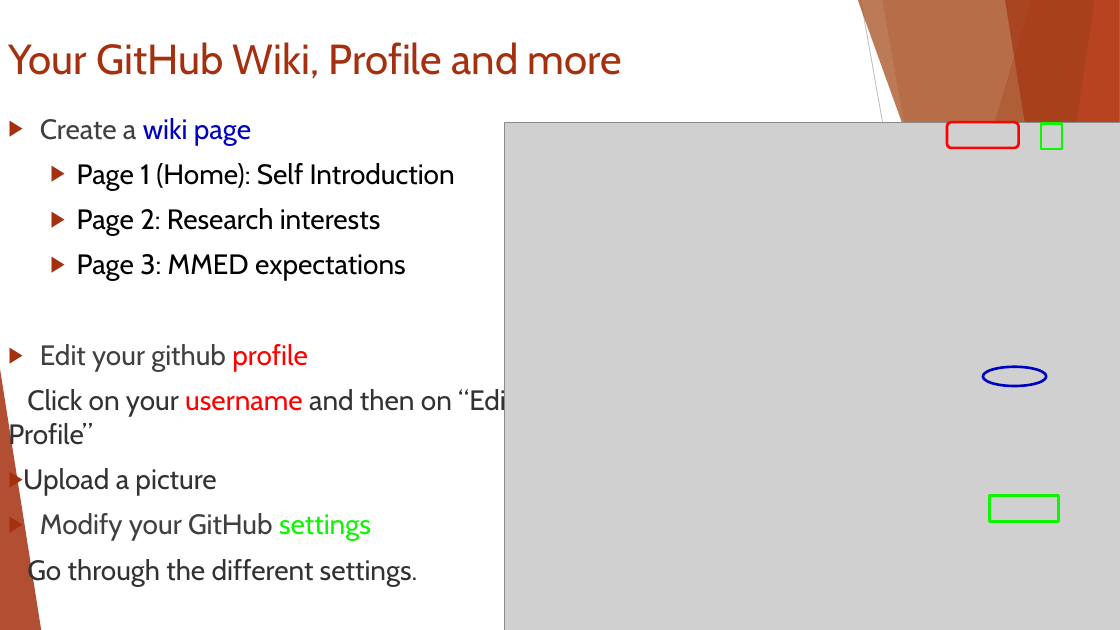
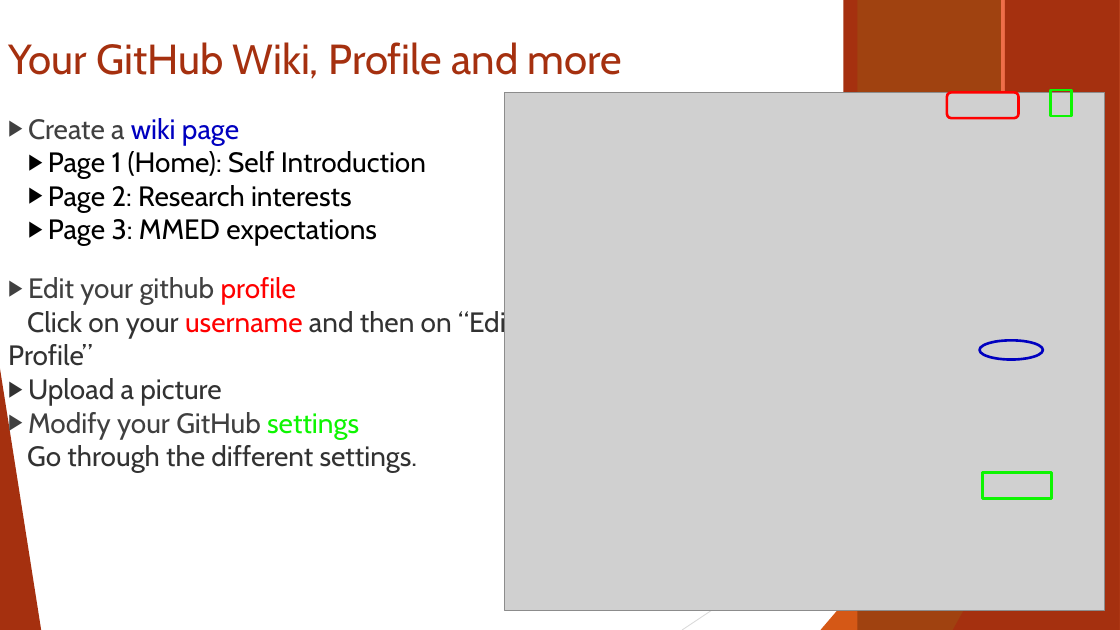
Before and after one commit to ICI3D/Sandbox, a slide deck: slide 19 of IntroToGitHub&SmartGit-v3.1.pptx. Drawn at 1120x630 pixels with LibreOffice and Linux fonts; fonts in the diff are those of the drawing; grey boxes stand for pictures. Boxes give left, top, right and bottom in pixels: in the first picture for what was removed or moved away, otherwise in the second. Text is boxed around its words. In the diff, an @@ line names an element or a change of style, - is before the commit and + after.

```diff
--- a/IntroToGitHub&SmartGit-v3.1.pptx
+++ b/IntroToGitHub&SmartGit-v3.1.pptx
@@ rectangle added at [844, 0, 1120, 630], fill #A5300F @@
@@ rectangle added at [858, 0, 1120, 630], fill #A04210 @@
@@ line (861, 0) - (973, 630): stroke #BFBFBF 0.75 pt to #BFBFBF 0.74 pt @@
@@ rectangle added at [882, 0, 1120, 630], fill #A5300F @@
@@ rectangle added at [1002, 0, 1120, 630], fill #EE6E49 @@
@@ group removed at [844, 0, 1120, 630]: 5 freeform shapes @@
@@ rectangle added at [1005, 0, 1120, 630], fill #A5300F @@
@@ text "Create a wiki page" at [8, 118, 515, 473]: indent changed; less space between paragraphs @@
@@ picture: place and size @@
-picture at [505, 123, 1120, 630]
+picture at [505, 92, 1105, 610]
@@ rounded rectangle: place and size @@
-rounded rectangle at [947, 122, 1018, 148]
+rounded rectangle at [947, 92, 1018, 118]
@@ rounded rectangle at [947, 92, 1018, 118]: outline #FF0000 2.25 pt to #FF0000 2.24 pt; proportions changed @@
@@ rectangle at [1051, 90, 1072, 116]: outline #0DF501 2.25 pt to #0DF501 2.24 pt @@
@@ rectangle: place and size @@
-rectangle at [1041, 124, 1062, 150]
+rectangle at [1051, 90, 1072, 116]
@@ triangle at [821, 280, 1120, 630]: fill #D55816 at 72% opacity to #D55816 @@
@@ line (1120, 339) - (682, 630): stroke #D9D9D9 0.75 pt to #D9D9D9 0.74 pt @@
@@ triangle at [953, 330, 1120, 630]: fill #A5300F at 80% opacity to #A5300F @@
@@ ellipse: place and size @@
-ellipse at [983, 367, 1047, 386]
+ellipse at [980, 340, 1044, 360]
@@ ellipse at [980, 340, 1044, 360]: outline #0000C0 2.25 pt to #0000C0 2.24 pt @@
@@ triangle at [0, 369, 41, 630]: fill #A5300F at 85% opacity to #A5300F @@
@@ rectangle: place and size @@
-rectangle at [990, 496, 1059, 522]
+rectangle at [983, 473, 1052, 499]
@@ rectangle at [983, 473, 1052, 499]: outline #0DF501 2.25 pt to #0DF501 2.24 pt @@
```
Also in this commit, not shown: 18 other slides changed, 3 other files.
